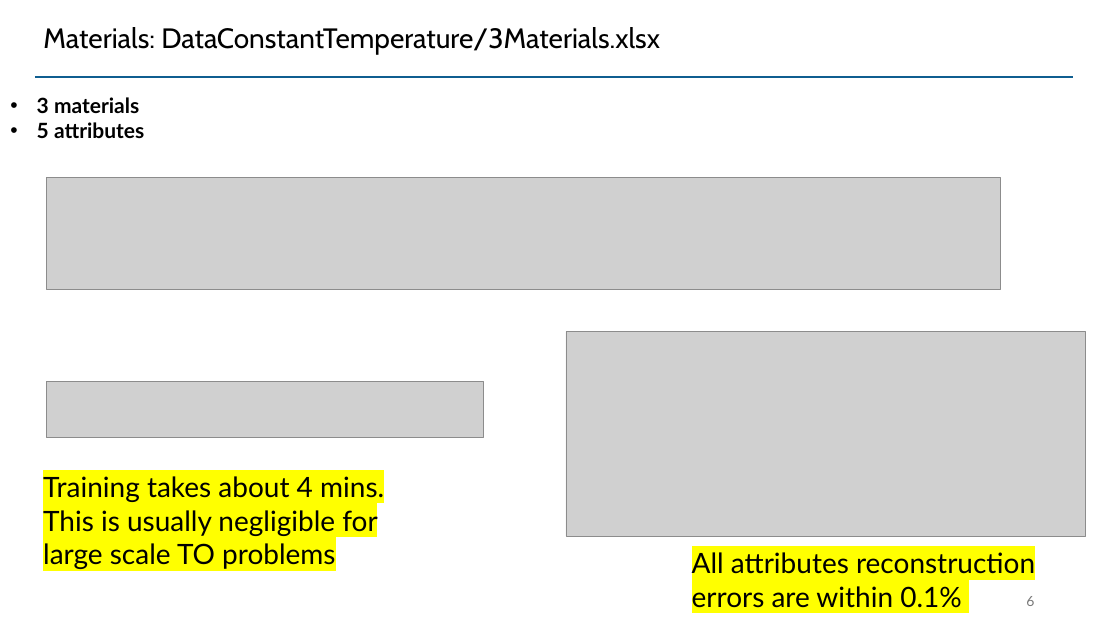
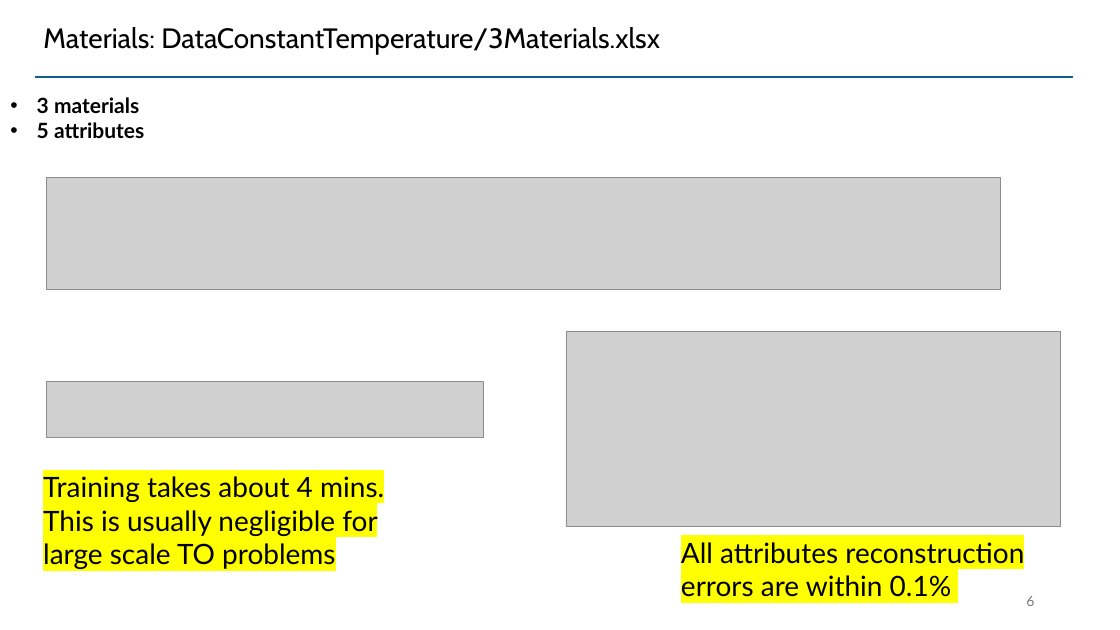
Before and after one commit to UW-ERSL/METALS, a slide deck: slide 6 of Slides/MMTOResults.pptx. Drawn at 1120x630 pixels with LibreOffice and Linux fonts; fonts in the diff are those of the drawing; grey boxes stand for pictures. Boxes give left, top, right and bottom in pixels: in the first picture for what was removed or moved away, otherwise in the second. Text is boxed around its words. In the diff, an @@ line names an element or a change of style, - is before the commit and + after.

```diff
--- a/Slides/MMTOResults.pptx
+++ b/Slides/MMTOResults.pptx
@@ picture: place and size @@
-picture at [566,332,1086,536]
+picture at [566,332,1061,527]
@@ text "All attributes reconstruction errors are ...": place and size @@
-text "All attributes reconstruction errors are ..." at [692,552,1035,608]
+text "All attributes reconstruction errors are ..." at [681,542,1024,597]
```
Also in this commit, not shown: 7 other slides changed, 6 other files.
